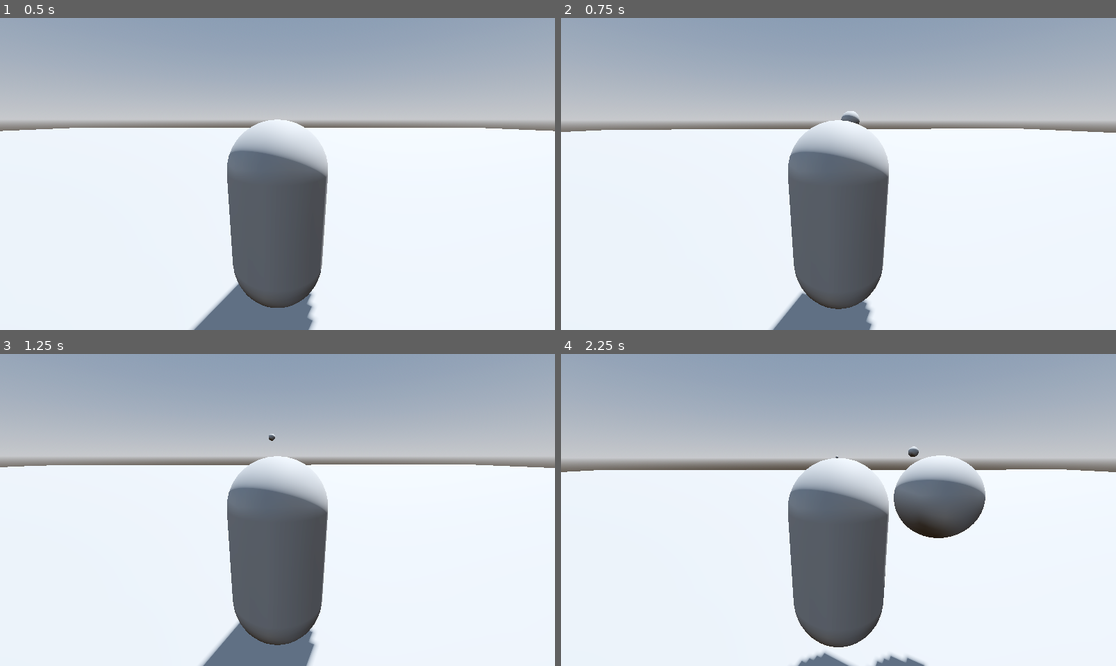
Above: before the commit, frames 1-4 (two rows, left to right).
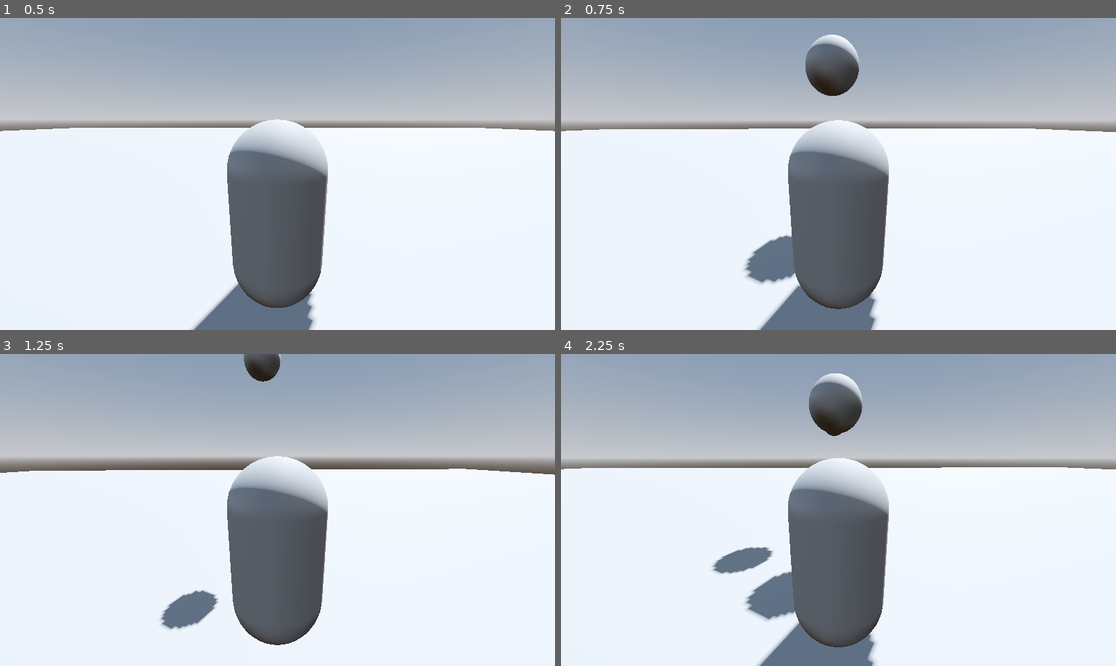
Above: after the commit, the same moments.

Repository: AlexanderMendivil/simple-rpg
Game: Godot game, scene res://scenes/test_scene.tscn
Two runs of this game, one before a commit and one after it. Both use one fixed random seed, a clock stepped at 60 frames per second and the inputs below.
Inputs (mouse positions are in pixels of both pictures, inside the frame that each line leads up to):
- Up to frame 1 (0.5 s): no input
- Up to frame 2 (0.75 s): move the mouse to (866, 174) at 0.52 s; press the mouse at (866, 174) at 0.53 s; hold W (move_forward) from 0.53 s (still down)
- Up to frame 3 (1.25 s): keep holding W (move_forward); tap Space (jump) at 0.77 s
- Up to frame 4 (2.25 s): keep holding W (move_forward); move the mouse to (810, 510) at 1.27 s; release the mouse at (810, 510) at 1.28 s; click (810, 510) at 1.35 s; tap Space (jump) at 1.52 s; move the mouse to (849, 503) at 2.02 s; press the mouse at (849, 503) at 2.03 s

Frame 1 is identical in both runs. In frame 2, 3.2% of the frame differs, in the area x 0-100%, y 5-100%; in frame 3, 4.5%; in frame 4, 8.8%, in the area x 0-100%, y 6-100%.

Commit message:
Added alive time with Timer and collision detection

Diff:
--- a/scenes/test_scene.tscn
+++ b/scenes/test_scene.tscn
@@ -24,7 +24,7 @@
 [node name="WorldEnvironment" type="WorldEnvironment" parent="."]
 environment = SubResource("Environment_kkunj")
 
-[node name="CSGBox3D" type="CSGBox3D" parent="."]
+[node name="CSGBox3D" type="CSGBox3D" parent="." groups=["GROUND"]]
 transform = Transform3D(1, 0, 0, 0, 1, 0, 0, 0, 1, 0, -0.984825, -0.000536799)
 use_collision = true
 size = Vector3(100, 1, 100)
--- a/spells/fire_ball.gd
+++ b/spells/fire_ball.gd
@@ -1,19 +1,25 @@
-extends Node3D
+extends RigidBody3D
 class_name FireBall
 
-@export var force = 50
-# Called when the node enters the scene tree for the first time.
+@export var force = 10
+@onready var timer = $Timer
+
 func _ready():
-	pass # Replace with function body.
+	top_level = true
+	timer.start()
 
-
-func _physics_process(delta):
-	pass
-
-func _process(delta):
+func _process(_delta):
 	pass
 
 
-func cast(direction: Vector3):
-	var rigid_body = find_child('RigidBody3D')
-	rigid_body.apply_impulse(Vector3(0, 10, -force), direction)
+func cast(direction: Vector3) -> void:
+	apply_impulse(Vector3(0, 10, -force), direction)
+
+func _on_timer_timeout():
+	queue_free()
+
+
+
+func _on_body_entered(body):
+	print("hereee")
+	pass # Replace with function body.
--- a/spells/fire_ball.tscn
+++ b/spells/fire_ball.tscn
@@ -2,21 +2,22 @@
 
 [ext_resource type="Script" path="res://spells/fire_ball.gd" id="1_0ojcf"]
 
-[sub_resource type="SphereMesh" id="SphereMesh_p6a8k"]
+[sub_resource type="SphereShape3D" id="SphereShape3D_kqede"]
 
-[sub_resource type="SphereShape3D" id="SphereShape3D_fhm2c"]
+[sub_resource type="SphereMesh" id="SphereMesh_wgys7"]
 
-[node name="FireBall" type="Node3D"]
-top_level = true
+[node name="RigidBody3D" type="RigidBody3D"]
+contact_monitor = true
 script = ExtResource("1_0ojcf")
 
-[node name="RigidBody3D" type="RigidBody3D" parent="."]
+[node name="CollisionShape3D" type="CollisionShape3D" parent="."]
+shape = SubResource("SphereShape3D_kqede")
 
-[node name="MeshInstance3D" type="MeshInstance3D" parent="RigidBody3D"]
-mesh = SubResource("SphereMesh_p6a8k")
-skeleton = NodePath("../..")
-
-[node name="CollisionShape3D" type="CollisionShape3D" parent="RigidBody3D"]
-shape = SubResource("SphereShape3D_fhm2c")
+[node name="MeshInstance3D" type="MeshInstance3D" parent="."]
+mesh = SubResource("SphereMesh_wgys7")
 
 [node name="Timer" type="Timer" parent="."]
+wait_time = 5.0
+
+[connection signal="body_entered" from="." to="." method="_on_body_entered"]
+[connection signal="timeout" from="Timer" to="." method="_on_timer_timeout"]
